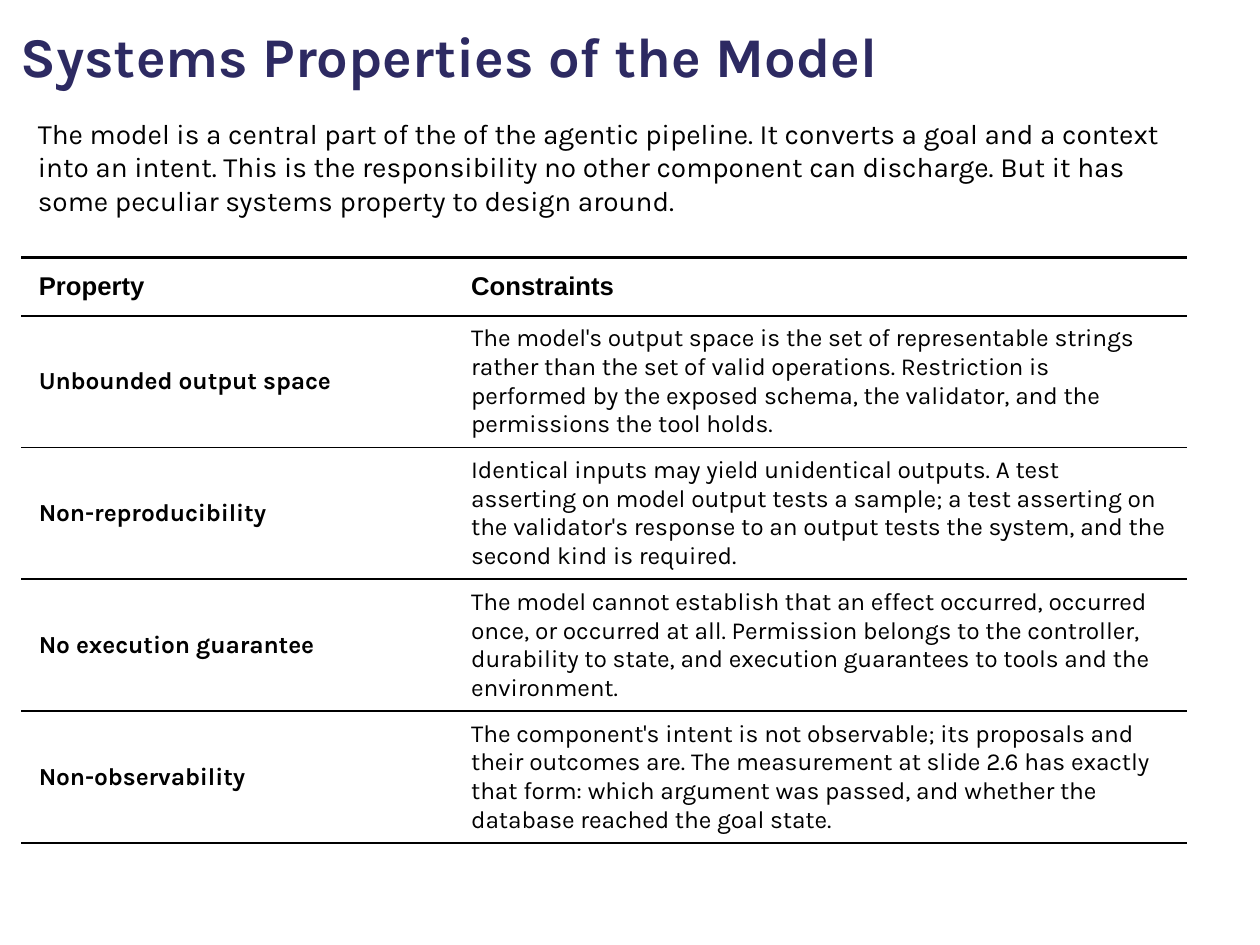
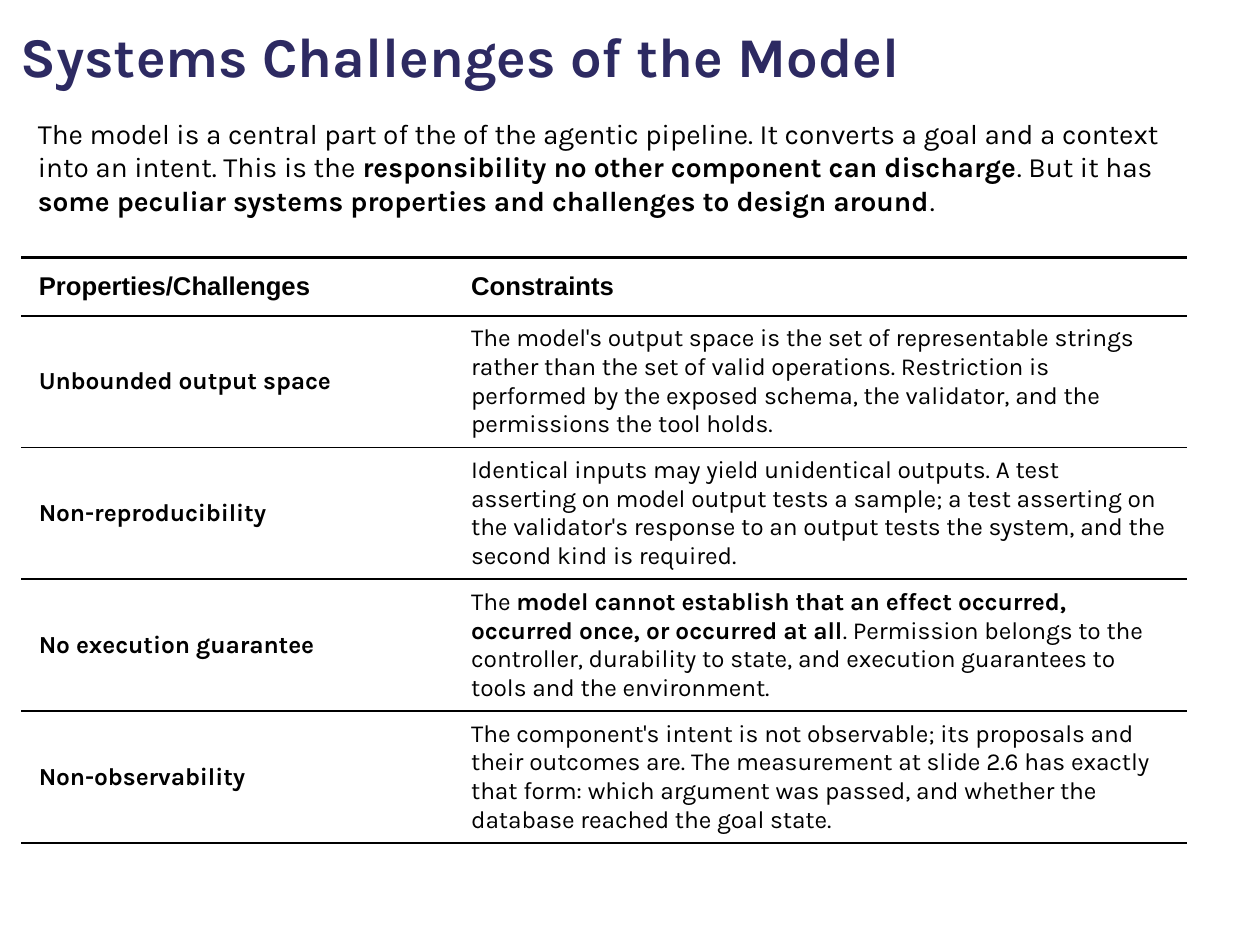
Before and after one commit to comse6998-019/lectures, a slide deck: slide 31 of lecture-1--2026-09-11/slides.pptx. Drawn at 1260x945 pixels with LibreOffice and Linux fonts; fonts in the diff are those of the drawing; background and template pictures are left out. Boxes give left, top, right and bottom in pixels: in the first picture for what was removed or moved away, otherwise in the second. Text is boxed around its words. In the diff, an @@ line names an element or a change of style, - is before the commit and + after.

Commit message:
Update lecture 1 slides

```diff
--- a/lecture-1--2026-09-11/slides.pptx
+++ b/lecture-1--2026-09-11/slides.pptx
@@ title at bbox=[21, 38, 899, 91]: text changed @@
-Systems Properties of the Model
+Systems Challenges of the Model
@@ text at bbox=[38, 124, 1158, 218]: text changed @@
-The model is a central part of the of the agentic pipeline. It converts a goal and a context into an intent. This is the responsibility no other component can discharge. But it has some peculiar systems property to design around.
+The model is a central part of the of the agentic pipeline. It converts a goal and a context into an intent. This is the responsibility no other component can discharge. But it has some peculiar systems properties and challenges to design around.
@@ table at bbox=[22, 257, 1186, 855] @@
-row 1, column 1: Property
+row 1, column 1: Properties/Challenges
@@ bold on in "model cannot establish that an effect occurred, ..." @@
```
Also in this commit, not shown: 3 other slides changed.
